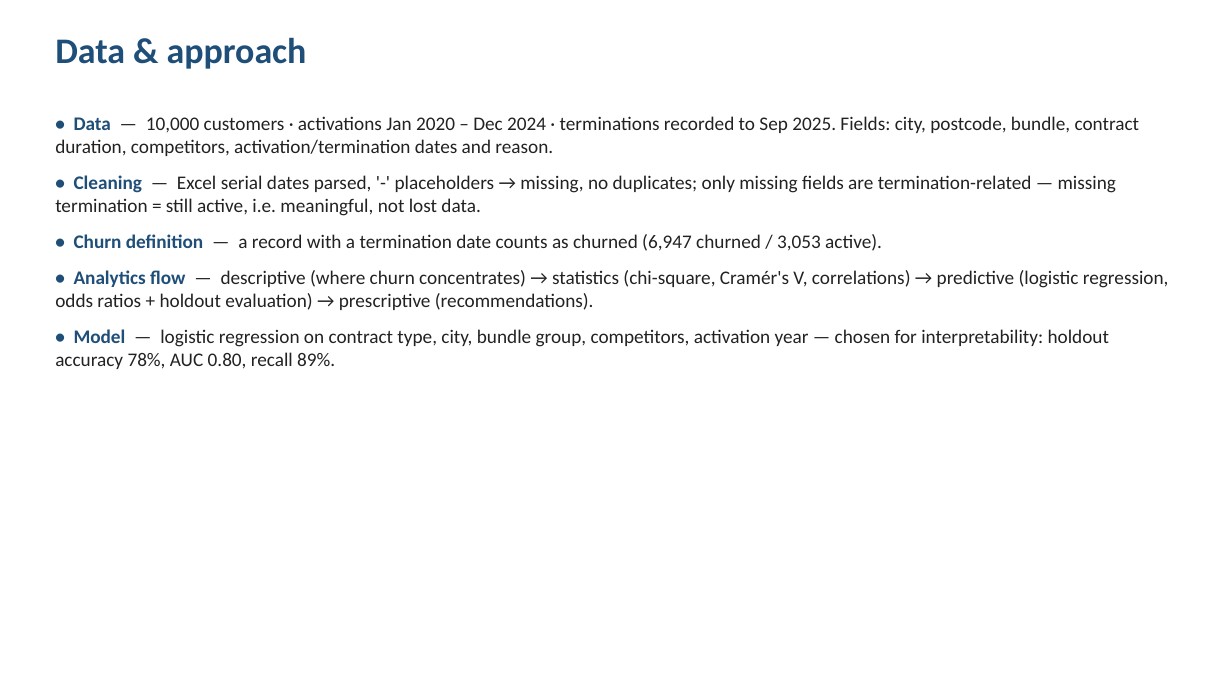
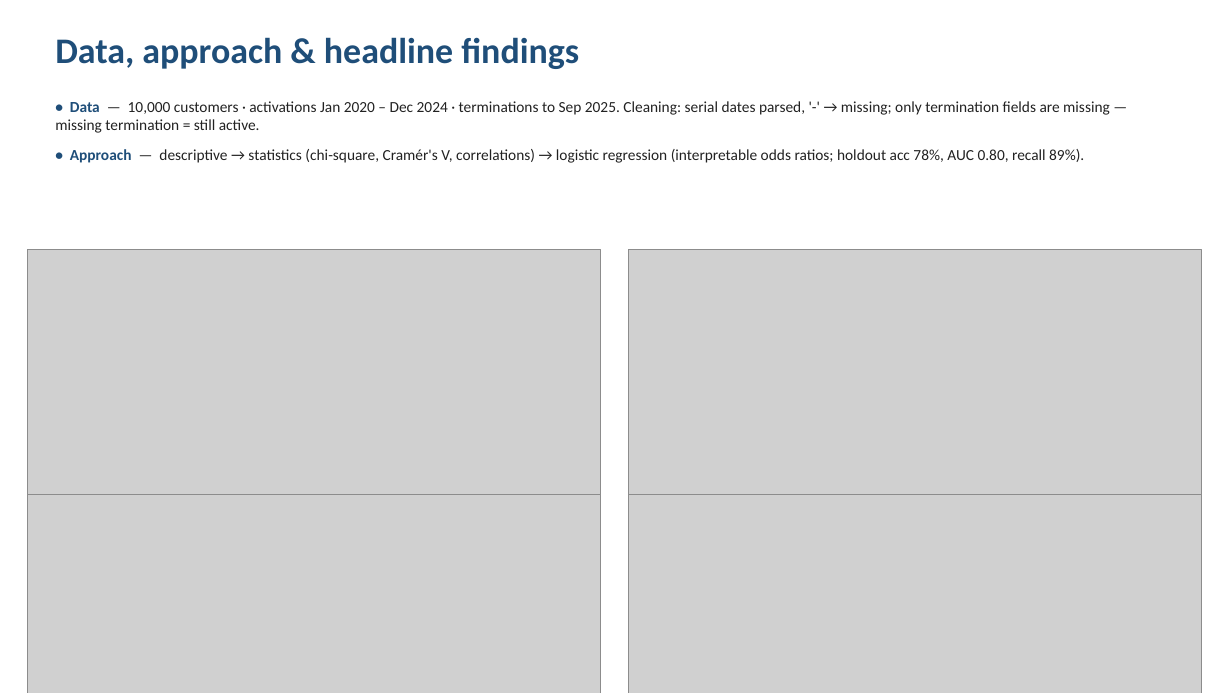
Before and after one commit to vasilijasuljagic-lab/churn_analysis, a slide deck: slide 2 of presentation/Churn_Analysis_Final.pptx (slide 3 before the commit). Drawn at 1232x693 pixels with LibreOffice and Linux fonts; fonts in the diff are those of the drawing; grey boxes stand for pictures. Boxes give left, top, right and bottom in pixels: in the first picture for what was removed or moved away, otherwise in the second. Text is boxed around its words. In the diff, an @@ line names an element or a change of style, - is before the commit and + after.

```diff
--- a/presentation/Churn_Analysis_Final.pptx
+++ b/presentation/Churn_Analysis_Final.pptx
@@ text at (55, 37, 579, 69): text changed @@
-Data & approach
+Data, approach & headline findings
@@ text at (55, 101, 1110, 163): text changed; size 15 to 12 pt @@
-• Data — 10,000 customers · activations Jan 2020 – Dec 2024 · terminations recorded to Sep 2025. Fields: city, postcode, bundle, contract duration, competitors, activation/termination dates and reason.
-• Cleaning — Excel serial dates parsed, '-' placeholders → missing, no duplicates; only missing fields are termination-related — missing termination = still active, i.e. meaningful, not lost data.
-• Churn definition — a record with a termination date counts as churned (6,947 churned / 3,053 active).
-• Analytics flow — descriptive (where churn concentrates) → statistics (chi-square, Cramér's V, correlations) → predictive (logistic regression, odds ratios + holdout evaluation) → prescriptive (recommendations).
-• Model — logistic regression on contract type, city, bundle group, competitors, activation year — chosen for interpretability: holdout accuracy 78%, AUC 0.80, recall 89%.
+• Data — 10,000 customers · activations Jan 2020 – Dec 2024 · terminations to Sep 2025. Cleaning: serial dates parsed, '-' → missing; only termination fields are missing — missing termination = still active.
+• Approach — descriptive → statistics (chi-square, Cramér's V, correlations) → logistic regression (interpretable odds ratios; holdout acc 78%, AUC 0.80, recall 89%).
@@ picture added at (28, 250, 601, 604) @@
@@ picture added at (628, 250, 1202, 604) @@
@@ picture added at (28, 494, 601, 693) @@
@@ picture added at (628, 494, 1202, 693) @@
```
Also in this commit, not shown: 3 other slides changed, 1 slide added, 7 slides removed, 1 other file.
